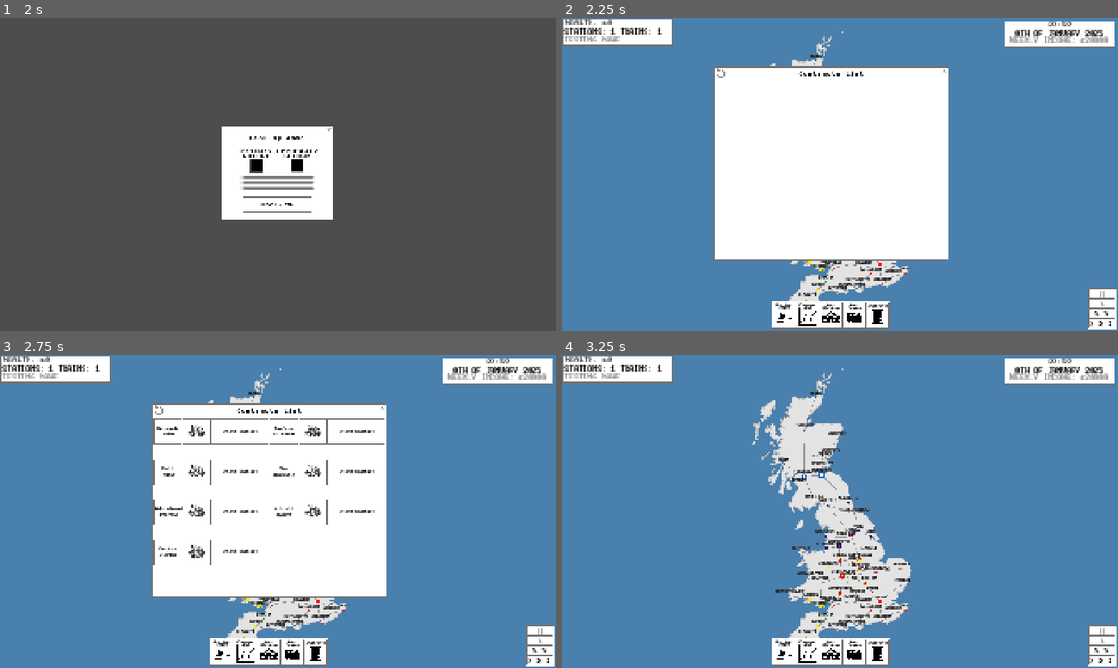
Above: before the commit, frames 1-4 (two rows, left to right).
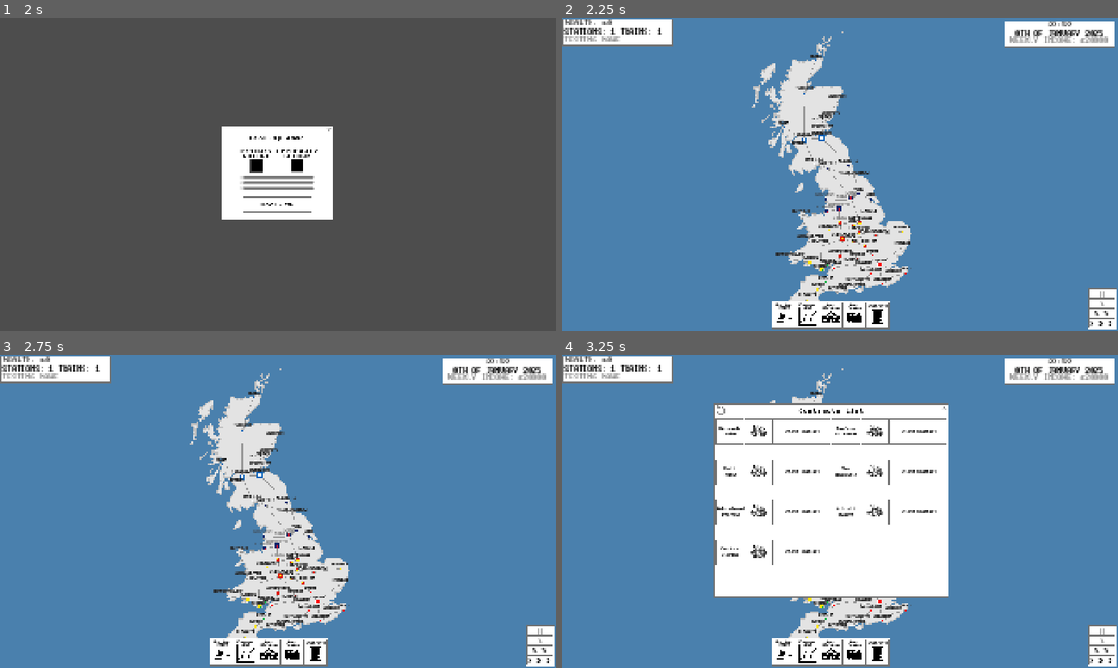
Above: after the commit, the same moments.

Repository: Laifii/Freighter-Manager
Game: Godot game, scene res://Objects/Scenes/MainMenu.tscn
Same seed, same stepped clock (60 frames per second), same inputs: the game is played once before the commit and once after it.
Inputs (mouse positions are in pixels of both pictures, inside the frame that each line leads up to):
- Up to frame 1 (2 s): click "New Game" at 0.5 s; click "New Game" at 1.25 s
- Up to frame 2 (2.25 s): click (840, 205) at 2 s
- Up to frame 3 (2.75 s): no input
- Up to frame 4 (3.25 s): click (878, 652) at 2.75 s

Frame 1 is identical in both runs. In frame 2, 26% of the frame differs, in the area x 27-70%, y 15-78%; in frame 3, 26%; in frame 4, 26%.

Commit message:
modified balance in auction house and added notifications to completed contracts

Diff:
--- a/Objects/UI/AuctionHouseScreen.gd
+++ b/Objects/UI/AuctionHouseScreen.gd
@@ -4,10 +4,12 @@
 var stationLabel = preload("res://Objects/Station Label.tscn")
 @onready var player = get_tree().get_first_node_in_group("Player")
 
+func _ready():
+	await get_tree().create_timer(0.01).timeout
+	refresh_deals()
+
 func _physics_process(delta):
 	if Input.is_action_just_pressed("Escape"): visible = false
-	if $StationDeals.get_children().size() < maxDeals:
-		add_new_contract()
 	if player.refreshAuctionHouse:
 		refresh_deals()
 		player.refreshAuctionHouse = false
@@ -18,7 +20,10 @@
 
 func refresh_deals():
 	for deal in $StationDeals.get_children():
+		deal.linkedStation.notInDeal = true
 		deal.queue_free()
+	for deal in maxDeals:
+		add_new_contract()
 
 func _on_cancel_button_pressed():
 	visible = false
--- a/Objects/UI/ContractsScreen.gd
+++ b/Objects/UI/ContractsScreen.gd
@@ -2,6 +2,7 @@
 
 var maxContracts = 12
 var contractScene = preload("res://Objects/UI/Contract.tscn")
+var pendingFinishedContracts = 0
 
 func _ready():
 	await get_tree().create_timer(0.2).timeout
@@ -14,6 +15,7 @@
 	if StationManager.contractReadyStations.size() < 2: return
 	if $GridContainer.get_children().size() < maxContracts:
 		add_new_contract()
+
 
 func add_new_contract():
 	var contract = contractScene.instantiate()
--- a/Objects/UI/Toolbar.tscn
+++ b/Objects/UI/Toolbar.tscn
@@ -19,6 +19,10 @@
 font_size = 8
 font_color = Color(0, 0, 0, 1)
 
+[sub_resource type="LabelSettings" id="LabelSettings_f0ocy"]
+font = ExtResource("3_mymyo")
+font_color = Color(1, 0, 0, 1)
+
 [sub_resource type="Gradient" id="Gradient_t74ta"]
 offsets = PackedFloat32Array(1)
 colors = PackedColorArray(0.772549, 0.772549, 0.772549, 0.647059)
@@ -114,6 +118,16 @@
 offset_bottom = 86.0
 action_mode = 0
 
+[node name="Label2" type="Label" parent="Toolbar/Contracts"]
+layout_mode = 0
+offset_left = 57.0
+offset_top = 63.0
+offset_right = 76.0
+offset_bottom = 86.0
+label_settings = SubResource("LabelSettings_f0ocy")
+horizontal_alignment = 1
+vertical_alignment = 1
+
 [node name="StationManagement" type="ColorRect" parent="Toolbar"]
 z_index = 1000
 layout_mode = 0
@@ -310,6 +324,7 @@
 offset_bottom = 40.0
 
 [node name="ContractsScreen" type="Control" parent="Screens"]
+visible = false
 anchors_preset = 0
 offset_right = 40.0
 offset_bottom = 40.0
--- a/Scripts/Toolbar.gd
+++ b/Scripts/Toolbar.gd
@@ -6,6 +6,7 @@
 	for screen in $Screens.get_children():
 		if screen.visible: screen.visible = false
 	$Screens/ContractsScreen.visible = !visibleState
+	$Screens/ContractsScreen.pendingFinishedContracts = 0
 
 
 func _on_auction_house_button_pressed():
@@ -13,3 +14,8 @@
 	for screen in $Screens.get_children():
 		if screen.visible: screen.visible = false
 	$Screens/AuctionHouseScreen.visible = !visibleState
+
+func _physics_process(delta):
+	$Toolbar/Contracts/Label2.text = str($Screens/ContractsScreen.pendingFinishedContracts)
+	if $Screens/ContractsScreen.pendingFinishedContracts == 0: $Toolbar/Contracts/Label2.visible = false
+	else: $Toolbar/Contracts/Label2.visible = true
--- a/Scripts/UI/Calender.gd
+++ b/Scripts/UI/Calender.gd
@@ -52,6 +52,7 @@
 func update_month():
 	time.month += 1
 	time.day = 1
+	get_parent().get_parent().get_parent().refreshAuctionHouse = true # this is a silly line, it refers to the player
 	if time.month != 13: display_date()
 	if time.month > 12: update_year()
 func update_year():
@@ -65,8 +66,6 @@
 		previousPayday = time.day
 		for station in StationManager.stations:
 			station.generate_passive_income()
-		get_parent().get_parent().get_parent().refreshAuctionHouse = true # this is a silly line, it refers to the player
-
 
 func display_time():
 	minuteFiller = "0" if time.minute < 10 else ""
--- a/Scripts/UI/Contract.gd
+++ b/Scripts/UI/Contract.gd
@@ -54,6 +54,8 @@
 	targetTwo.notInContract = true
 	StationManager.refresh_contract_ready_stations()
 	player.wealth += int(reward)
+	if not get_parent().get_parent().visible:
+		get_parent().get_parent().pendingFinishedContracts += 1
 	queue_free()
 
 func select_train():
Not shown: 1 places in Objects/UI/Toolbar.tscn that only renumber resources
